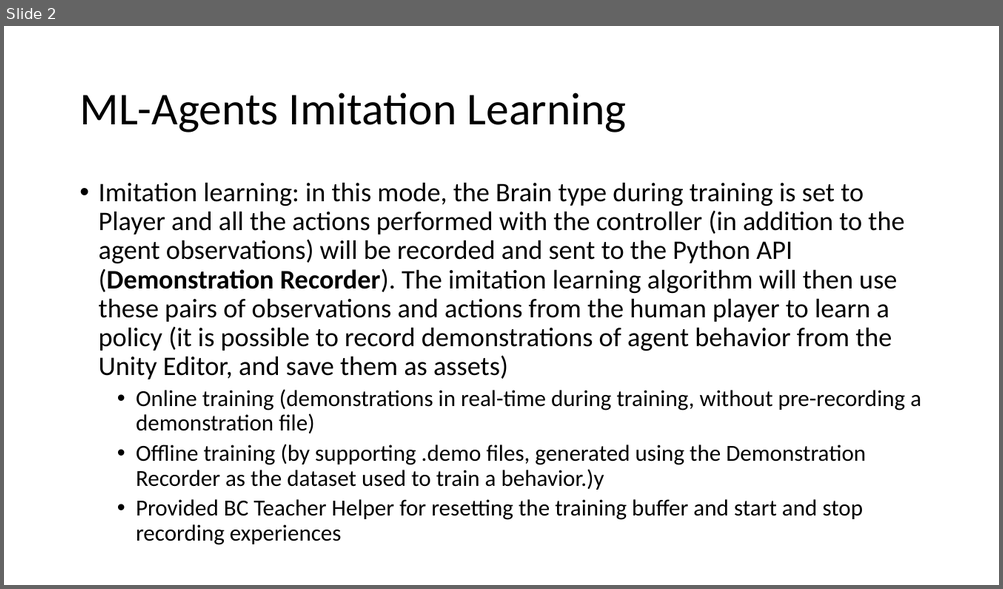
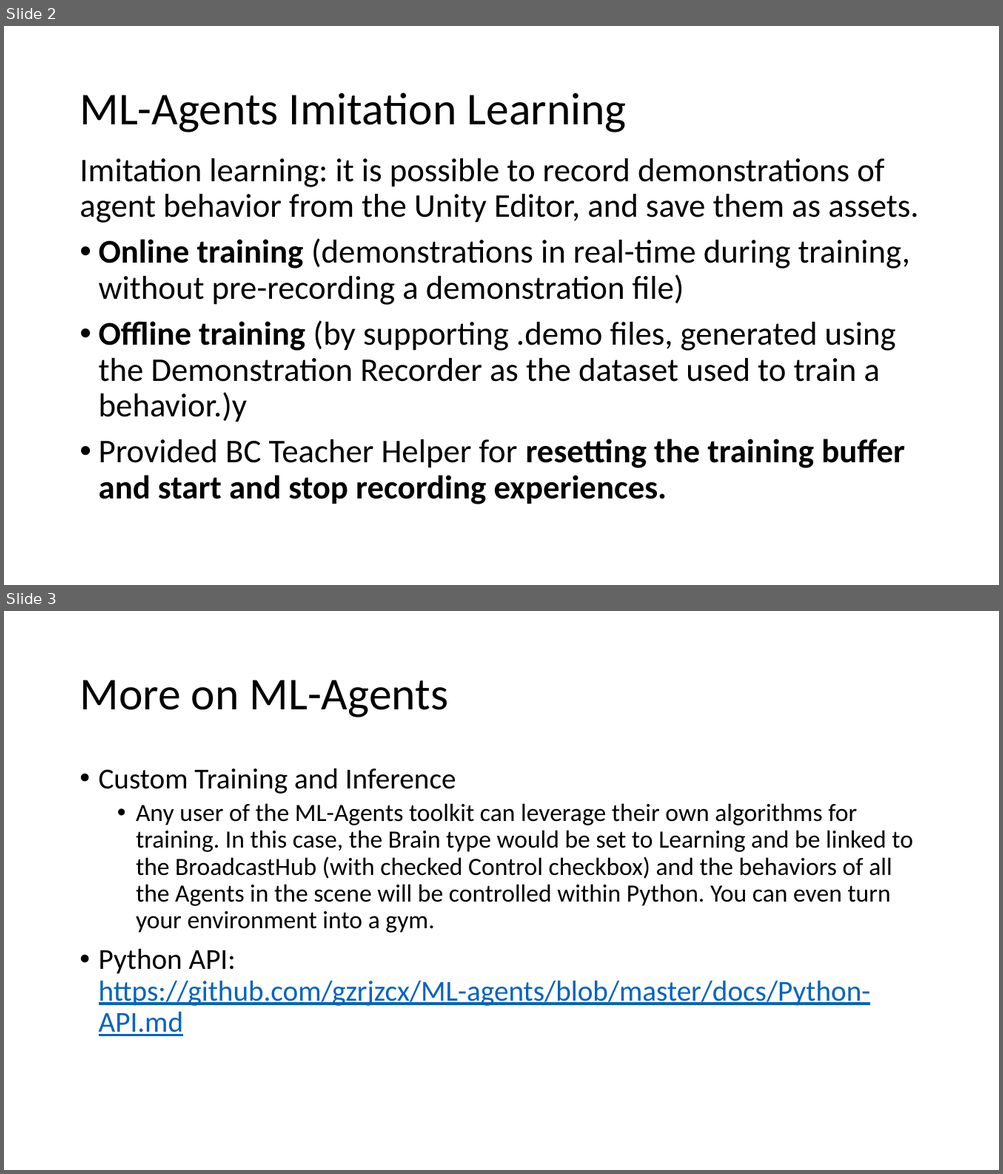
Before and after one commit to ztsv-av/xr_ml, a slide deck: unity-vs-unreal.pptx. Shown one above the other, each under a label of ours: slide 2 before the commit, slides 2 and 3 after it. The pictures are 1003x589 and 1003x1174 pixels, drawn with LibreOffice and Linux fonts; fonts in the diff are those of the drawing. Boxes give left, top, right and bottom in pixels: in the first picture for what was removed or moved away, otherwise in the second. Text is boxed around its words. In the diff, an @@ line names an element or a change of style, - is before the commit and + after.

```diff
--- a/unity-vs-unreal.pptx
+++ b/unity-vs-unreal.pptx
@@ slide 3 added at (4, 611, 999, 1170), background #FFFFFF @@
@@ title added at (79, 680, 449, 718), 44 pt, text #000000 @@
+More on ML-Agents
@@ text added at (99, 768, 913, 1037), 24 pt, text #000000 @@
+• Custom Training and Inference
+  • Any user of the ML-Agents toolkit can leverage their own algorithms for training. In this case, the Brain type would be set to Learning and be linked to the BroadcastHub (with checked Control checkbox) and the behaviors of all the Agents in the scene will be controlled within Python. You can even turn your environment into a gym.
+• Python API: https://github.com/gzrjzcx/ML-agents/blob/master/docs/Python-API.md
@@ slide 2 changed as well @@
@@ text "Imitation learning: it is possible ...": place and size @@
-text "Imitation learning: it is possible ..." at (99, 182, 921, 545)
+text "Imitation learning: it is possible ..." at (79, 158, 918, 505)
@@ text at (79, 158, 918, 223): text changed; size 25.9 to 32 pt @@
-• Imitation learning: in this mode, the Brain type during training is set to Player and all the actions performed with the controller (in addition to the agent observations) will be recorded and sent to the Python API (Demonstration Recorder). The imitation learning algorithm will then use these pairs of observations and actions from the human player to learn a policy (it is possible to record demonstrations of agent behavior from the Unity Editor, and save them as assets)
+Imitation learning: it is possible to record demonstrations of agent behavior from the Unity Editor, and save them as assets.
@@ text at (99, 238, 910, 423): size 22.2 to 32 pt in "Online training (demonstrations in real-time during training ...", "Offline training (by supporting .demo files, generated ..."; bold on in "Online training", "Offline training"; list level 2 to 1 in "Online training (demonstrations in real-time ..."; list level 2 to 1 in "Offline training (by supporting .demo ..." @@
@@ text at (99, 439, 905, 505): text changed; size 22.2 to 32 pt; bold on @@
-  • Provided BC Teacher Helper for resetting the training buffer and start and stop recording experiences
+• Provided BC Teacher Helper for resetting the training buffer and start and stop recording experiences.
```
Also in this commit, not shown: 4 other slides changed, 5 other slides added.
